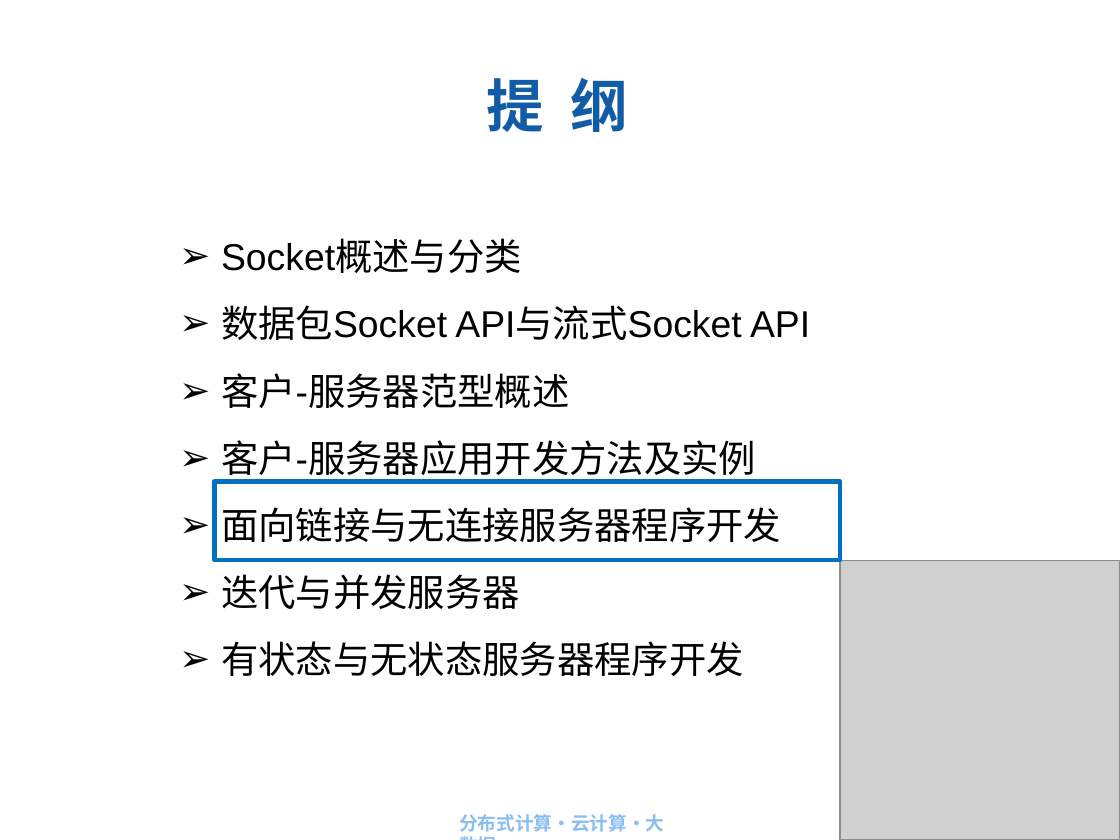
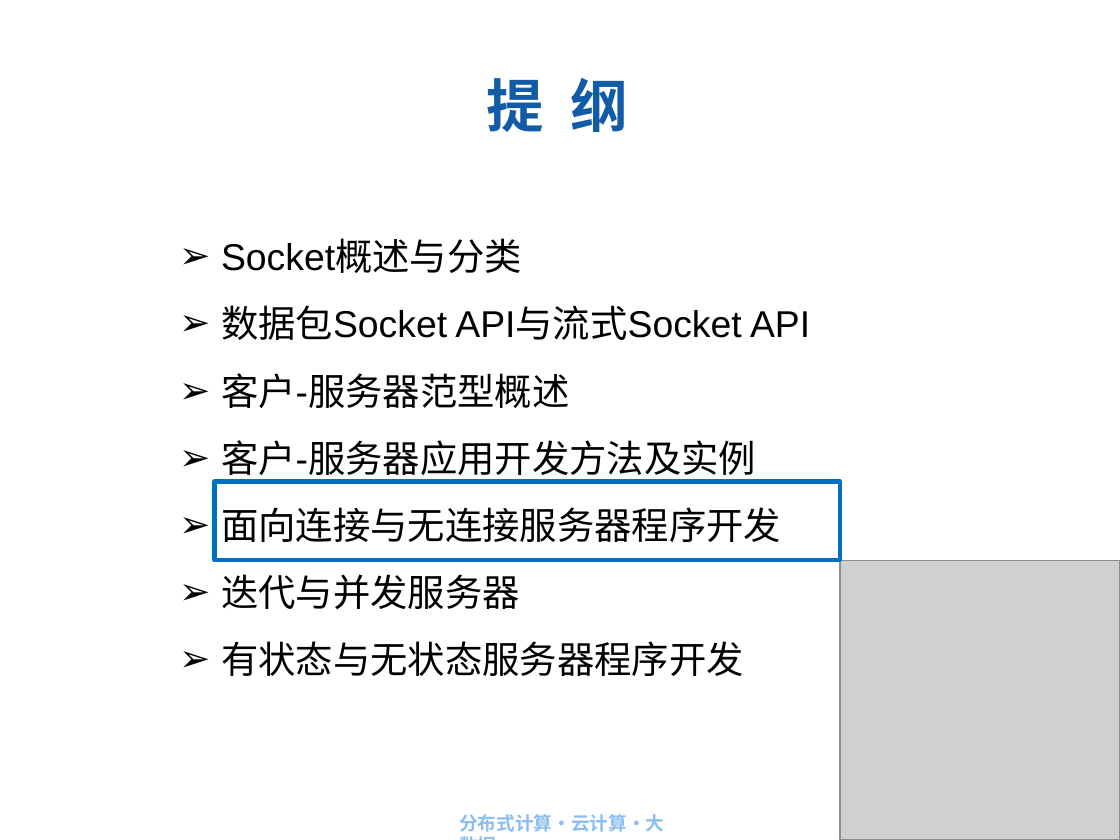
Before and after one commit to IACJ/java-DistributedComputing, a slide deck: slide 29 of ppt/第3章 Socket编程与客户服务器应用开发.ppt. Drawn at 1120x840 pixels with LibreOffice and Linux fonts; fonts in the diff are those of the drawing; grey boxes stand for pictures; background and template pictures are left out. Boxes give left, top, right and bottom in pixels: in the first picture for what was removed or moved away, otherwise in the second. Text is boxed around its words. In the diff, an @@ line names an element or a change of style, - is before the commit and + after.

```diff
--- a/ppt/第3章 Socket编程与客户服务器应用开发.ppt
+++ b/ppt/第3章 Socket编程与客户服务器应用开发.ppt
@@ text at (x1=221, y1=507, x2=781, y2=542): text changed @@
-➢ 面向链接与无连接服务器程序开发
+➢ 面向连接与无连接服务器程序开发
```
Also in this commit, not shown: 35 other slides changed, 46 other files.
